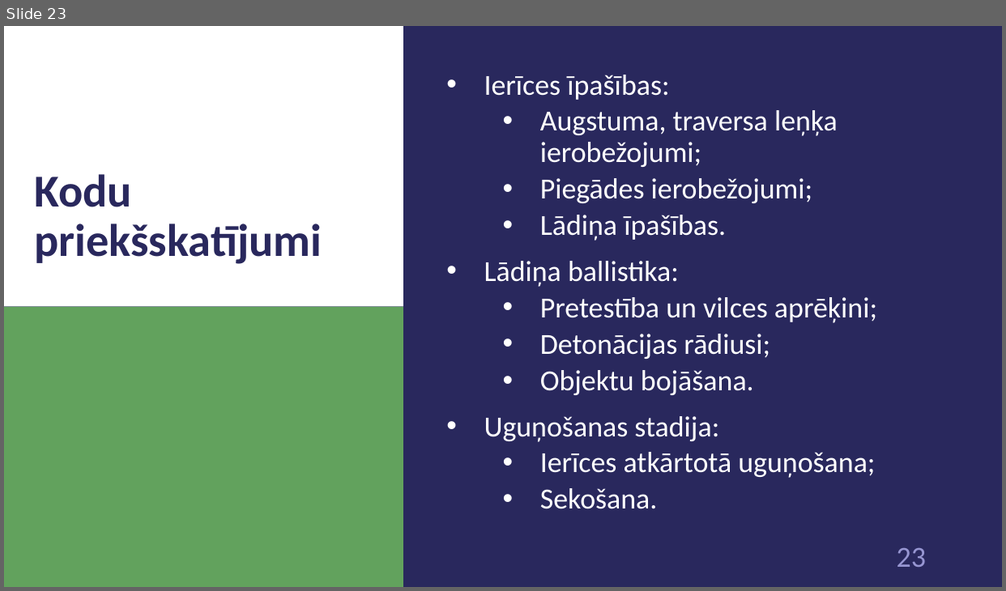
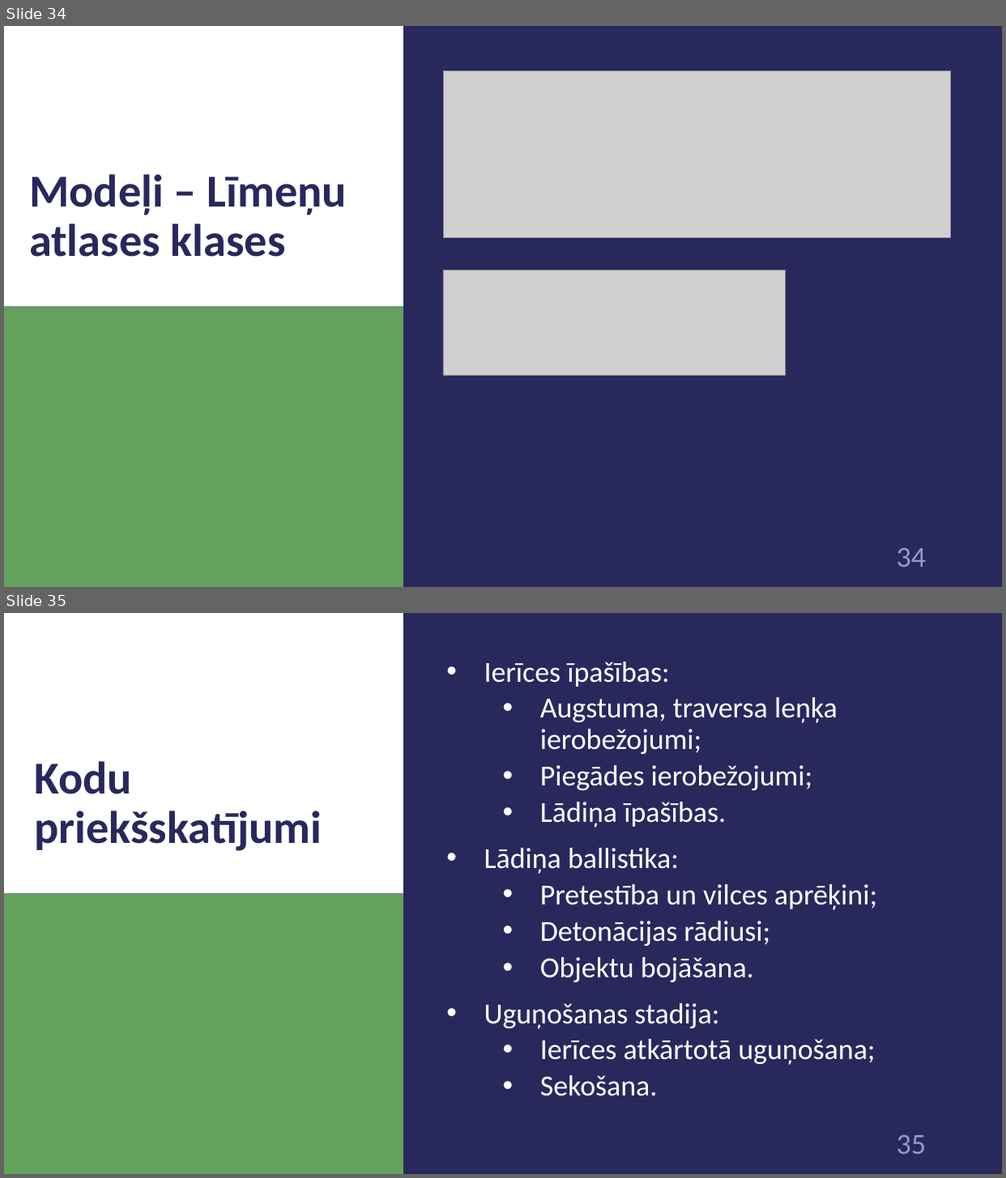
Before and after one commit to 1ivyatan/drumstalotajs, a slide deck: Documentation/Prezentācija.pptx. Shown one above the other, each under a label of ours: slide 23 before the commit, slides 34 and 35 after it. The pictures are 1006x591 and 1006x1178 pixels, drawn with LibreOffice and Linux fonts; fonts in the diff are those of the drawing; grey boxes stand for pictures. Boxes give left, top, right and bottom in pixels: in the first picture for what was removed or moved away, otherwise in the second. Text is boxed around its words. In the diff, an @@ line names an element or a change of style, - is before the commit and + after.

Commit message:
add model images

```diff
--- a/Documentation/Prezentācija.pptx
+++ b/Documentation/Prezentācija.pptx
@@ slide 34 added at [4,26,1002,587], background #29285D; not listed: 3 template elements that a slide beside it also shows @@
@@ picture added at [444,71,951,238] @@
@@ title added at [29,174,347,257], 44 pt, text #29285D, bold @@
+Modeļi – Līmeņu atlases klases
@@ picture added at [444,271,786,376] @@
@@ what was slide 23 is now slide 35 @@
@@ page number at [897,1135,926,1154]: text changed @@
-23
+35
```
Also in this commit, not shown: 4 slides changed, 12 other slides added, 1 slide removed.
